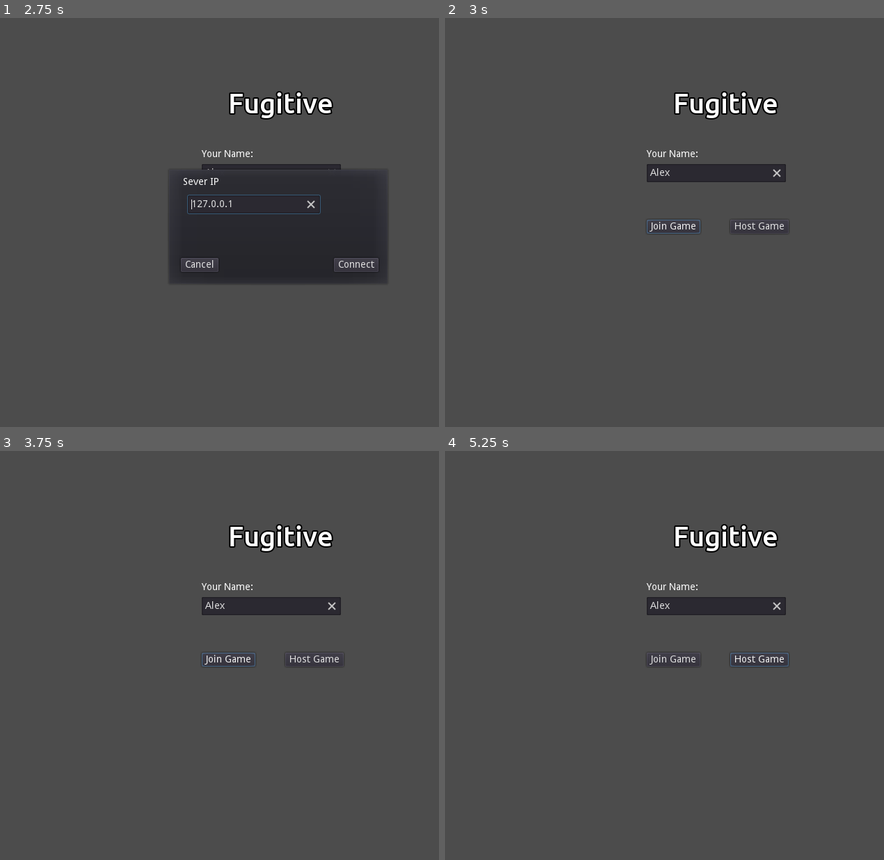
Above: before the commit, frames 1-4 (two rows, left to right).
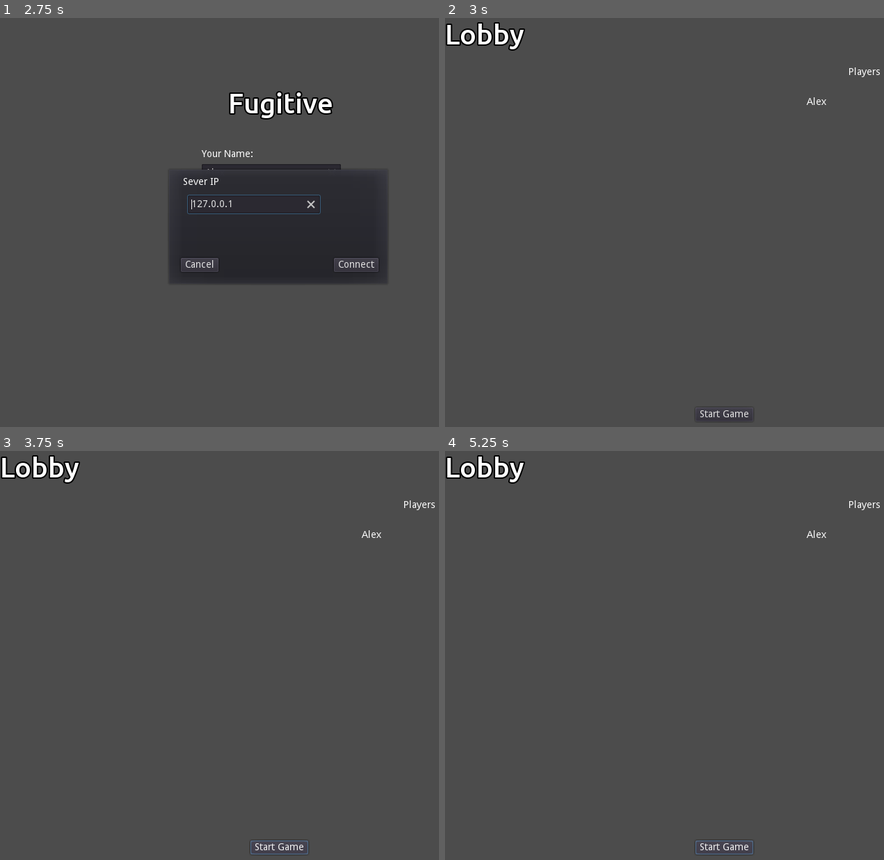
Above: after the commit, the same moments.

Repository: FugitiveTheGame/Fugitive
Game: Godot game, scene res://screens/mainmenu/MainMenu.tscn
The game is run twice, just before and just after one commit, with the same random seed, the same clock (stepped at 60 frames per second) and the same inputs.
Inputs (mouse positions are in pixels of both pictures, inside the frame that each line leads up to):
- Up to frame 1 (2.75 s): click (272, 173) at 0.52 s; type "Alex" at 0.6 s; click "Host Game" at 1.25 s; click "Join Game" at 2 s
- Up to frame 2 (3 s): click "Connect" at 2.75 s
- Up to frame 3 (3.75 s): click (280, 847) at 3.5 s, where only the run after the commit has a clickable "Start Game"
- Up to frame 4 (5.25 s): click (725, 847) at 4.25 s, where only the run after the commit has a clickable "Start Game"; hold Right (ui_right) from 5.03 s (still down)

Frame 1 is identical in both runs. In frame 2, 3.4% of the frame differs, in the area x 0-100%, y 1-99%; in frame 3, 3.4%; in frame 4, 3.4%.
Error after the commit: Invalid operands 'Dictionary' and 'int' in operator '>='. (res://screens/lobby/Lobby.gd:25)

Commit message:
Joining a game actually works!
The game it's self doesn't do jack squat yet

Diff:
--- a/global/Network.gd
+++ b/global/Network.gd
@@ -1,14 +1,16 @@
 extends Node
 
-const DEFAULT_IP := "127.0.0.1"
-const DEFAULT_PORT := 31004
+signal players_updated
+
+const DEFAULT_IP := '127.0.0.1'
+const DEFAULT_PORT := 31400
 const MAX_PLAYERS := 5
 
 var players = {}
 var selfData = { name = "", position = Vector2() }
 
 func _ready():
-	get_tree().connect('network_peer_disconnected', self, 'on_player_disconnect')
+	assert(get_tree().connect('network_peer_disconnected', self, 'on_player_disconnect') == OK)
 
 func hostGame(playerName: String) -> bool:
 	selfData.name = playerName
@@ -25,9 +27,8 @@
 
 func joinGame(playerName: String, serverIp: String) -> bool:
 	selfData.name = playerName
-	players[0] = selfData
 
-	get_tree().connect('connected_to_server', self, 'on_connected_to_server')
+	assert(get_tree().connect('connected_to_server', self, 'on_connected_to_server') == OK)
 
 	var peer = NetworkedMultiplayerENet.new()
 	var result = peer.create_client(serverIp, DEFAULT_PORT)
@@ -41,16 +42,25 @@
 func on_player_disconnect(id):
 	print('Player disconnect: ' + str(id))
 	players.erase(id)
+	emit_signal('players_updated')
 
 func on_connected_to_server():
 	var newPlayerId = get_tree().get_network_unique_id()
-	#players[newPlayerId] = selfData
+	players[newPlayerId] = selfData
 	rpc('send_player_info', newPlayerId, selfData)
 
 remote func send_player_info(id, info):
-	# Call on all clients
+	players[id] = info
+
+	# Call this method on all clients, for each client
 	if get_tree().is_network_server():
-		for player in players:
-			rpc_id(player, 'send_player_info', id, info)
+		for player_id in players:
+			for playerInfoId in players:
+				var playerInfo = players[playerInfoId]
+				rpc_id(player_id, 'send_player_info', playerInfoId, playerInfo)
 
-	players[id] = info
+	# This is the common code that runs on all clients
+	emit_signal('players_updated')
+
+sync func create_players():
+	pass
--- a/screens/lobby/Lobby.gd
+++ b/screens/lobby/Lobby.gd
@@ -6,12 +6,15 @@
 
 func _ready():
 	update_player_list()
-	get_tree().connect("network_peer_connected", self, "player_connected")
+	assert(Network.connect("players_updated", self, "players_updated") == OK)
 
-func player_connected():
+func players_updated():
 	update_player_list()
 
 func update_player_list():
+	for child in playerListControl.get_children():
+		playerListControl.remove_child(child)
+
 	for player_id in Network.players:
 		var player = Network.players[player_id]
 		var playerControl = Label.new()
--- a/screens/lobby/Lobby.tscn
+++ b/screens/lobby/Lobby.tscn
@@ -9,8 +9,8 @@
 script = ExtResource( 1 )
 
 [node name="Label" type="Label" parent="."]
-margin_right = 40.0
-margin_bottom = 14.0
+margin_right = 114.0
+margin_bottom = 46.0
 custom_fonts/font = ExtResource( 2 )
 text = "Lobby"
 
@@ -22,11 +22,11 @@
 text = "Players
 "
 
-[node name="PlayerList" type="Tree" parent="."]
-margin_left = 580.0
-margin_top = 110.0
-margin_right = 790.0
-margin_bottom = 591.0
+[node name="PlayerList" type="VBoxContainer" parent="."]
+margin_left = 520.0
+margin_top = 114.0
+margin_right = 560.0
+margin_bottom = 154.0
 
 [node name="StartGameButton" type="Button" parent="."]
 margin_left = 360.0
--- a/screens/mainmenu/MainMenu.gd
+++ b/screens/mainmenu/MainMenu.gd
@@ -11,7 +11,7 @@
 
 	var success = Network.hostGame(playerName)
 	if success:
-		get_tree().change_scene('res://screens/lobby/Lobby.tscn')
+		assert(get_tree().change_scene('res://screens/lobby/Lobby.tscn') == OK)
 
 func _on_JoinGameButton_pressed():
 	if playerName == "":
@@ -31,9 +31,9 @@
 	if serverIp == "":
 		return
 
-	var success = Network.joinGame(serverIp, playerName)
+	var success = Network.joinGame(playerName, serverIp)
 	if success:
-		get_tree().change_scene('res://screens/lobby/Lobby.tscn')
+		assert(get_tree().change_scene('res://screens/lobby/Lobby.tscn') == OK)
 
 func _on_CancelButton_pressed():
 	joinDialog.hide()
--- a/screens/mainmenu/MainMenu.tscn
+++ b/screens/mainmenu/MainMenu.tscn
@@ -45,7 +45,6 @@
 text = "Your Name:"
 
 [node name="JoinGameDialog" type="PopupDialog" parent="."]
-visible = true
 margin_left = 230.0
 margin_top = 380.0
 margin_right = 550.0
@@ -83,6 +82,5 @@
 [connection signal="pressed" from="JoinGameButton" to="." method="_on_JoinGameButton_pressed"]
 [connection signal="text_changed" from="PlayerNameTextEdit" to="." method="_on_PlayerNameTextEdit_text_changed"]
 [connection signal="about_to_show" from="JoinGameDialog" to="." method="_on_JoinGameDialog_about_to_show"]
-[connection signal="popup_hide" from="JoinGameDialog" to="." method="_on_JoinGameDialog_popup_hide"]
 [connection signal="pressed" from="JoinGameDialog/ConnectButton" to="." method="_on_ConnectButton_pressed"]
 [connection signal="pressed" from="JoinGameDialog/CancelButton" to="." method="_on_CancelButton_pressed"]
